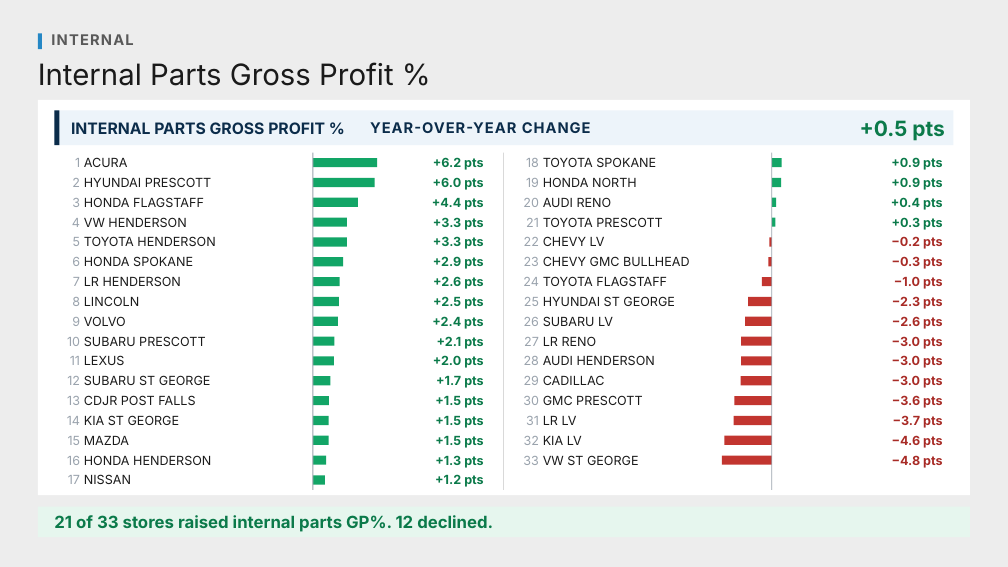
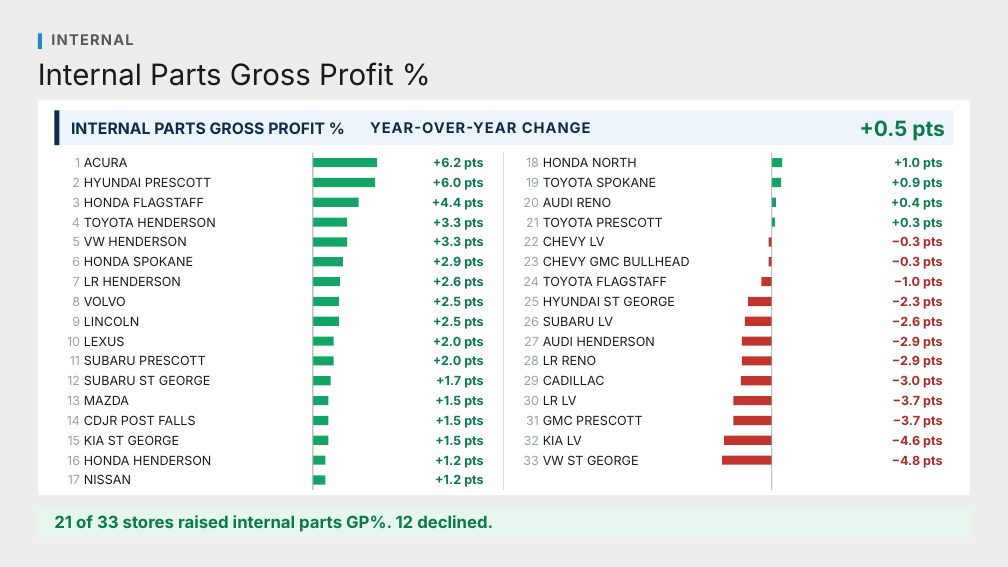
Before and after one commit to Ndresner/Noah, a slide deck: slide 7 of day2-deck/decks/Internal Gross Profit - Review.pptx. Drawn at 1008x567 pixels with LibreOffice and Linux fonts; fonts in the diff are those of the drawing. Boxes give left, top, right and bottom in pixels: in the first picture for what was removed or moved away, otherwise in the second. Text is boxed around its words. In the diff, an @@ line names an element or a change of style, - is before the commit and + after.

```diff
--- a/day2-deck/decks/Internal Gross Profit - Review.pptx
+++ b/day2-deck/decks/Internal Gross Profit - Review.pptx
@@ text at (894, 157, 943, 170): text changed @@
-+0.9 pts
++1.0 pts
@@ text at (84, 217, 215, 227): text changed @@
-VW HENDERSON
+TOYOTA HENDERSON
@@ text at (84, 236, 186, 246): text changed @@
-TOYOTA HENDERSON
+VW HENDERSON
@@ text at (433, 316, 483, 329): text changed @@
-+2.4 pts
++2.5 pts
@@ text at (433, 336, 484, 349): text changed @@
-+2.1 pts
++2.0 pts
@@ text at (892, 336, 942, 349): text changed @@
-−3.0 pts
+−2.9 pts
@@ text at (892, 355, 942, 368): text changed @@
-−3.0 pts
+−2.9 pts
@@ text "MAZDA": place and size @@
-text "MAZDA" at (84, 436, 129, 445)
+text "MAZDA" at (84, 396, 129, 405)
@@ 7 texts: place and size @@
-7 texts at (84, 157, 656, 425)
+7 texts at (84, 177, 656, 445)
@@ 5 texts: place and size @@
-5 texts at (84, 177, 655, 425)
+5 texts at (84, 157, 655, 405)
@@ text at (893, 395, 943, 408): text changed @@
-−3.6 pts
+−3.7 pts
```
Also in this commit, not shown: 4 other slides changed, 52 other files.
